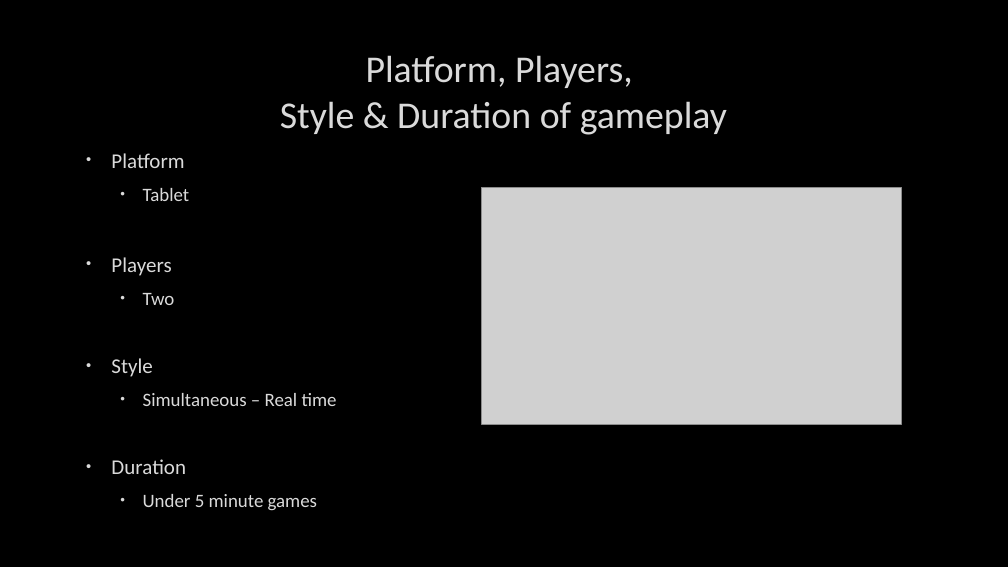
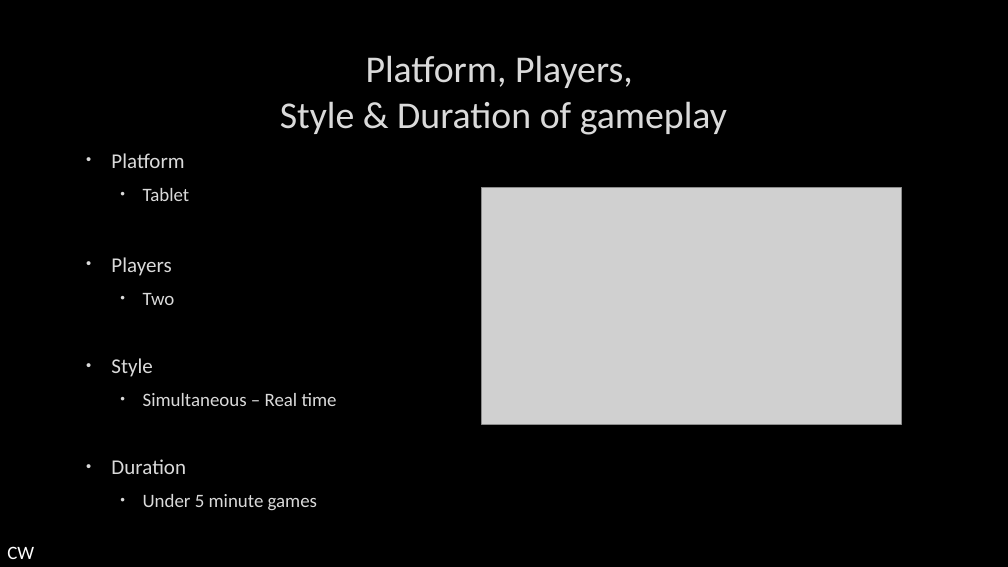
Before and after one commit to UoSGamesGroups/second-semester-s2-group-16-1, a slide deck: slide 3 of Presentations/FirstPresentation.pptx. Drawn at 1008x567 pixels with LibreOffice and Linux fonts; fonts in the diff are those of the drawing; grey boxes stand for pictures; background and template pictures are left out. Boxes give left, top, right and bottom in pixels: in the first picture for what was removed or moved away, otherwise in the second. Text is boxed around its words. In the diff, an @@ line names an element or a change of style, - is before the commit and + after.

```diff
--- a/Presentations/FirstPresentation.pptx
+++ b/Presentations/FirstPresentation.pptx
@@ text added at box(7, 546, 34, 559), 18 pt, text #FFFFFF @@
+CW
```
Also in this commit, not shown: 3 other slides changed, 1 slide added.
